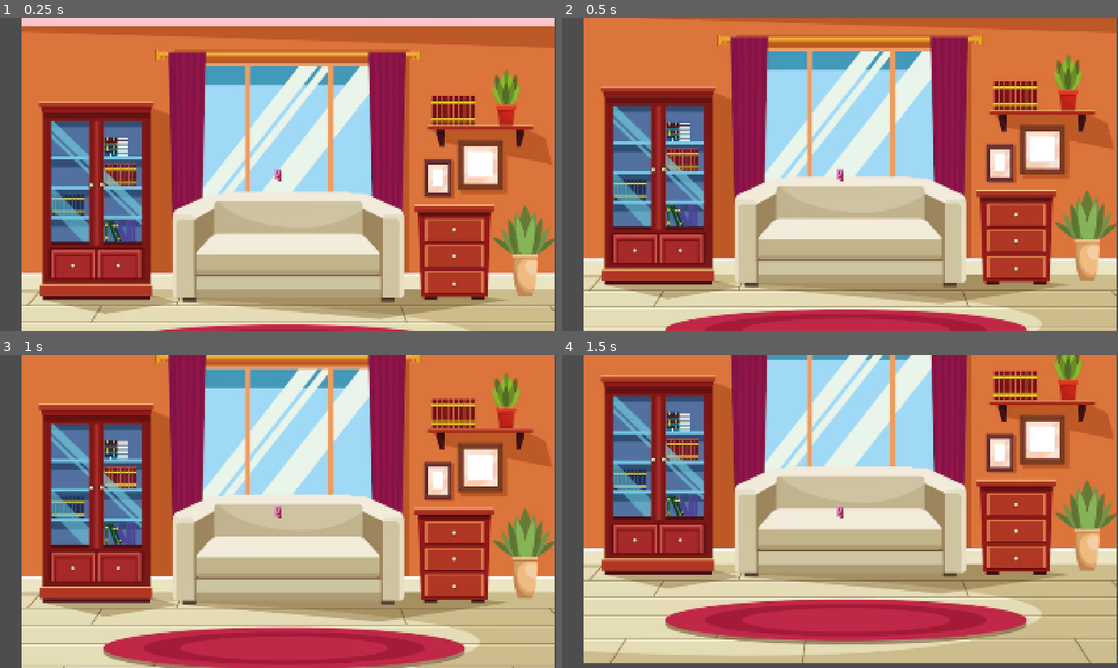
Above: before the commit, frames 1-4 (two rows, left to right).
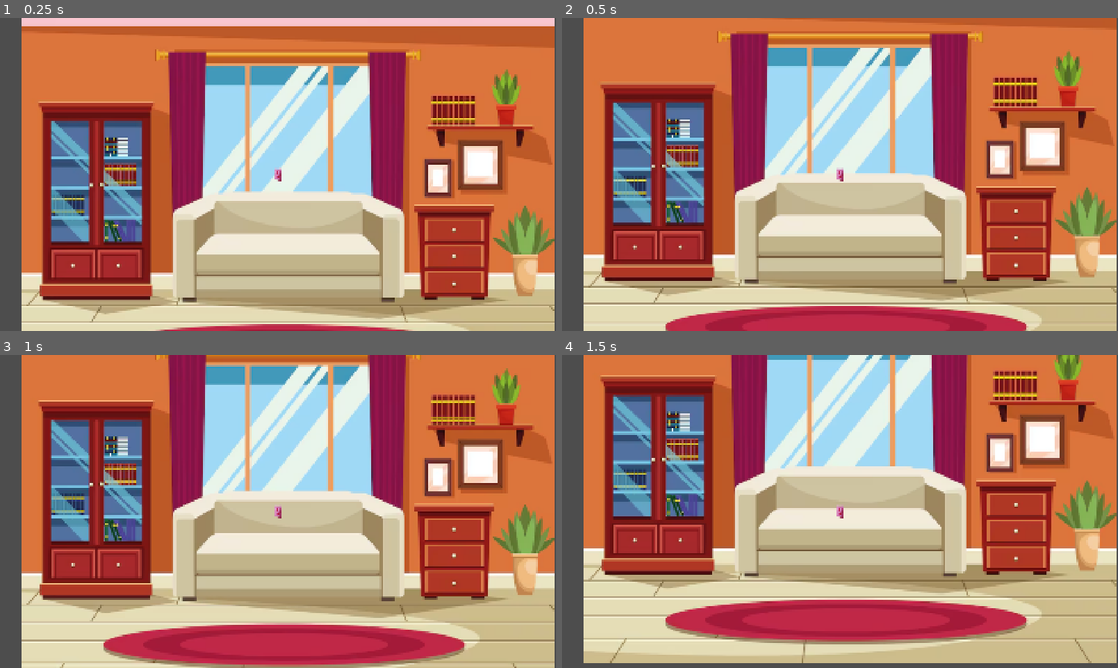
Above: after the commit, the same moments.

Repository: parlakportakal/silahasokan
Game: Godot game, scene res://Scenes/salon.tscn
The game is run twice, just before and just after one commit, with the same random seed, the same clock (stepped at 60 frames per second) and the same inputs. This scene is started directly instead of the project's main scene.
Inputs (mouse positions are in pixels of both pictures, inside the frame that each line leads up to):
- Up to frame 1 (0.25 s): no input
- Up to frame 2 (0.5 s): no input
- Up to frame 3 (1 s): tap Enter (ui_accept) at 0.5, 0.77 s; move the mouse to (400, 495) at 0.52 s; hold Right (ui_right) from 0.53 s (still down); tap S (asagi) at 0.6 s
- Up to frame 4 (1.5 s): keep holding Right (ui_right); move the mouse to (728, 527) at 1.27 s; tap R (rHARFi) at 1.35 s

Frame 1 is identical in both runs. In frame 2, 23% of the frame differs, in the area x 3-100%, y 0-100%; in frame 3, 23%; in frame 4, less than 0.1%.

Commit message:
klasör düzeni

Diff:
--- a/Scenes/main.tscn
+++ b/Scenes/main.tscn
@@ -4,7 +4,7 @@
 [ext_resource type="PackedScene" uid="uid://835xbk7lq8cw" path="res://Scenes/platform.tscn" id="1_bo1nx"]
 [ext_resource type="Texture2D" uid="uid://bh0tjdsqq6gpf" path="res://Assets/civirzivir/arkaplan.png" id="2_6bp64"]
 [ext_resource type="PackedScene" uid="uid://cmtgnb445pe26" path="res://Scenes/player.tscn" id="2_8gbba"]
-[ext_resource type="PackedScene" uid="uid://bgld8x6dlgami" path="res://Scenes/silahlarscence/pistol.tscn" id="4_jjvhh"]
+[ext_resource type="PackedScene" uid="uid://bgld8x6dlgami" path="res://Scenes/pistol.tscn" id="4_jjvhh"]
 [ext_resource type="PackedScene" uid="uid://bf6niddbhclxo" path="res://Scenes/mermi.tscn" id="5_kry3j"]
 [ext_resource type="Texture2D" uid="uid://26whi1h644ba" path="res://Assets/civirzivir/perde.png" id="7_344ge"]
 [ext_resource type="Texture2D" uid="uid://br5ub5r0t6is5" path="res://Assets/civirzivir/perde2.png" id="8_344ge"]
--- a/Scenes/mermi.tscn
+++ b/Scenes/mermi.tscn
@@ -1,7 +1,6 @@
 [gd_scene format=3 uid="uid://bf6niddbhclxo"]
 
 [ext_resource type="Script" uid="uid://br7m61nq1u27m" path="res://Scripts/mermi.gd" id="1_06o81"]
-[ext_resource type="Texture2D" uid="uid://c0qq7kdwf1nh5" path="res://Assets/silahlar/small_bullet3.png" id="1_orvw2"]
 
 [sub_resource type="RectangleShape2D" id="RectangleShape2D_orvw2"]
 size = Vector2(3.425, 1.365)
@@ -15,4 +14,3 @@
 [node name="Sprite2D" type="Sprite2D" parent="." unique_id=1382471607]
 rotation = 1.5707964
 scale = Vector2(0.042658187, 0.042658176)
-texture = ExtResource("1_orvw2")
--- a/Scenes/player.tscn
+++ b/Scenes/player.tscn
@@ -1,6 +1,6 @@
 [gd_scene format=3 uid="uid://cmtgnb445pe26"]
 
-[ext_resource type="Script" uid="uid://m84y8etnbkqj" path="res://playeranlık.gd" id="1_cvnsp"]
+[ext_resource type="Script" uid="uid://m84y8etnbkqj" path="res://Scripts/playeranlık.gd" id="1_cvnsp"]
 [ext_resource type="Texture2D" uid="uid://w3bjah5ctu1k" path="res://Assets/civirzivir/soap.png" id="2_cvnsp"]
 
 [sub_resource type="CapsuleShape2D" id="CapsuleShape2D_g4v7s"]
--- a/Scenes/salon.tscn
+++ b/Scenes/salon.tscn
@@ -18,7 +18,7 @@
 scale = Vector2(0.8768732, 0.9609831)
 
 [node name="PLATFORM2" parent="." unique_id=2025994231 instance=ExtResource("4_s5yiy")]
-position = Vector2(929, 539)
+position = Vector2(930.99994, 551)
 scale = Vector2(0.7444872, 0.82046205)
 
 [node name="PLATFORM10" parent="." unique_id=579557198 instance=ExtResource("4_s5yiy")]
@@ -52,12 +52,12 @@
 scale = Vector2(2.8057904, 0.75394696)
 
 [node name="PLATFORM3" parent="." unique_id=1597592757 instance=ExtResource("4_s5yiy")]
-position = Vector2(626.00006, 568.00006)
+position = Vector2(628, 580.00006)
 rotation = -0.45850015
 scale = Vector2(0.20663866, 0.8292211)
 
 [node name="PLATFORM4" parent="." unique_id=1330584690 instance=ExtResource("4_s5yiy")]
-position = Vector2(1234, 567.99994)
+position = Vector2(1236, 579.99994)
 rotation = 0.4590216
 scale = Vector2(0.21806276, 0.6302146)
 
Binary file removed: Assets/silahlar/ammobox.png
Not shown, removed: Assets/silahlar/ammobox.png.import
Binary file removed: Assets/silahlar/assaultrifle.png
Not shown, removed: Assets/silahlar/assaultrifle.png.import
Binary file removed: Assets/silahlar/assaultrifle2.png
Not shown, removed: Assets/silahlar/assaultrifle2.png.import
Binary file removed: Assets/silahlar/grenade.png
Not shown, removed: Assets/silahlar/grenade.png.import
Binary file removed: Assets/silahlar/large_bullet.png
Not shown, removed: Assets/silahlar/large_bullet.png.import
Binary file removed: Assets/silahlar/large_bullet2.png
Not shown, removed: Assets/silahlar/large_bullet2.png.import
(and 43 more such lines)
